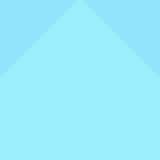
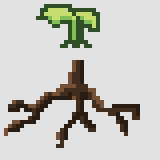
Before/after of a 160px x 160px layered artwork. What changed in the layer stack:
added layer "racine" above "Calque 23" over (4, 60, 140, 148)
added layer "Calque 23" above "sky6" over (36, 4, 100, 48)
hid group "sky1" (4 layers) over (0, 0, 160, 160)
